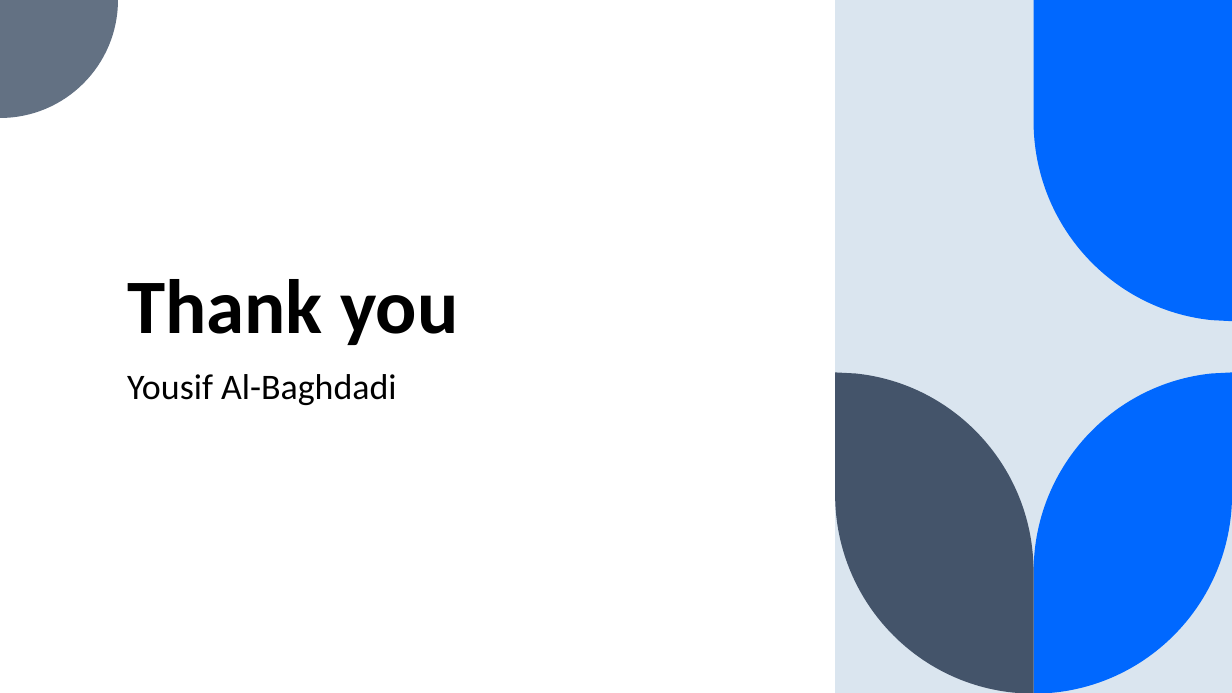
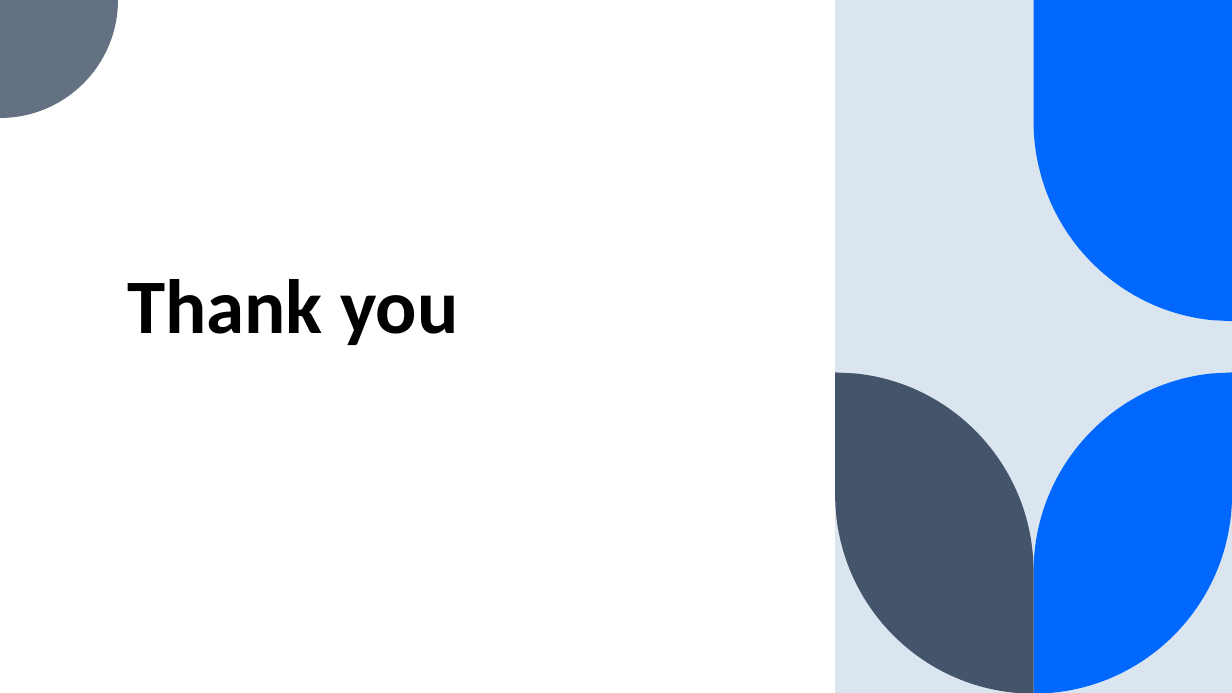
Before and after one commit to Yousif-FJ/RS-User-based-Collaborative-Filtering-Assigment, a slide deck: slide 5 of assignments info/4/Why Not Recommendation Explanation.pptx. Drawn at 1232x693 pixels with LibreOffice and Linux fonts; fonts in the diff are those of the drawing. Boxes give left, top, right and bottom in pixels: in the first picture for what was removed or moved away, otherwise in the second. Text is boxed around its words. In the diff, an @@ line names an element or a change of style, - is before the commit and + after.

```diff
--- a/assignments info/4/Why Not Recommendation Explanation.pptx
+++ b/assignments info/4/Why Not Recommendation Explanation.pptx
@@ subtitle removed at box(127, 374, 397, 405) @@
-Yousif Al-Baghdadi
```
Also in this commit, not shown: 3 other slides changed.
